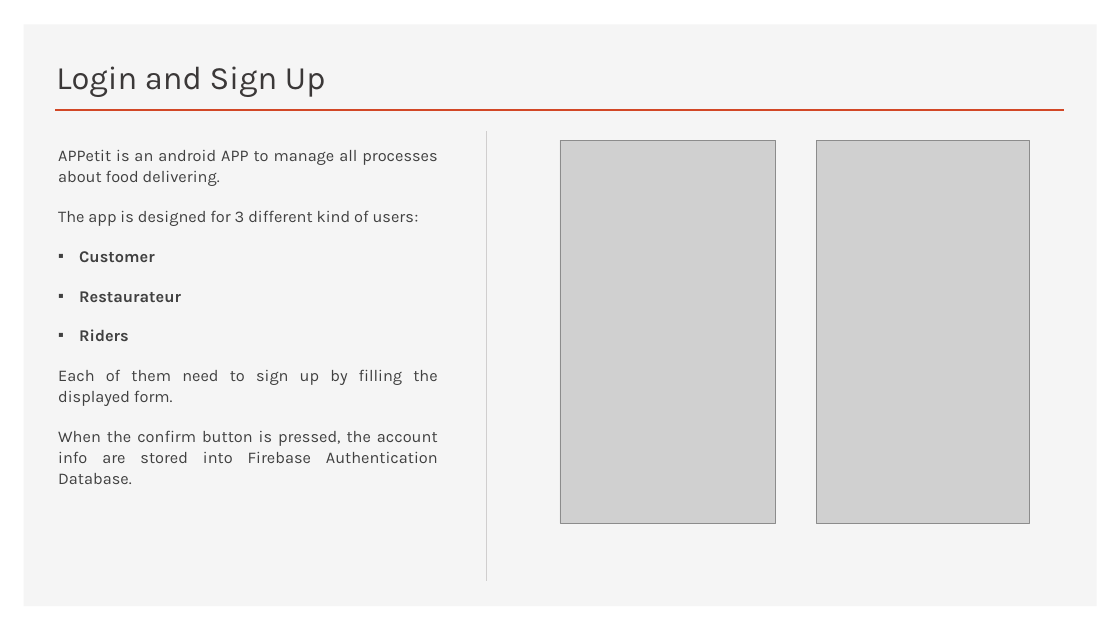
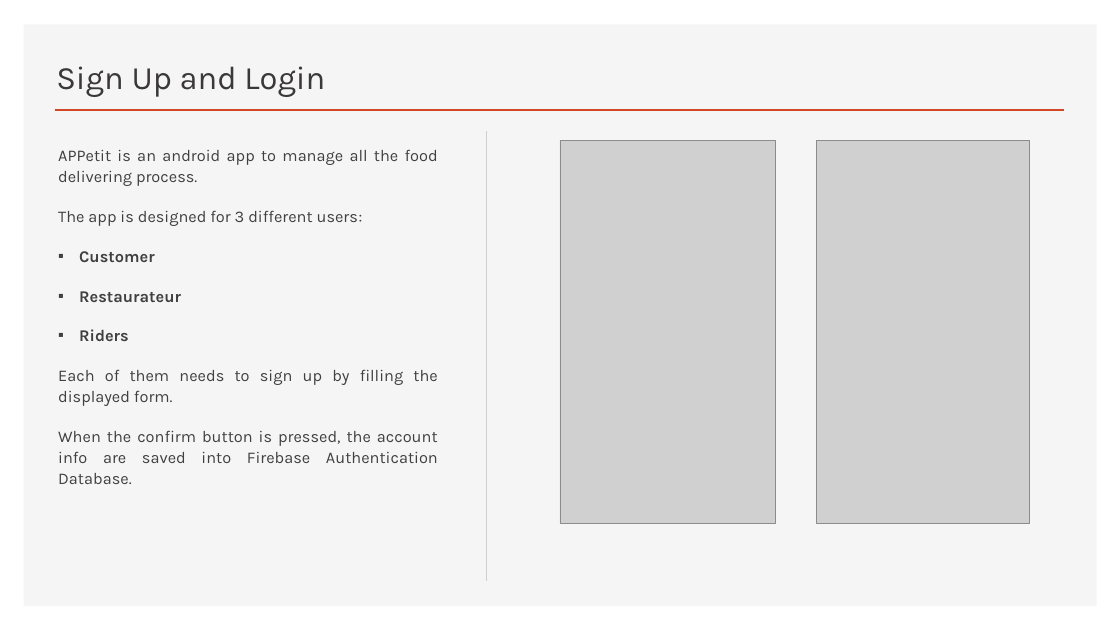
Before and after one commit to androidmaycry/APPetit, a slide deck: slide 2 of APPetit Presentation.pptx. Drawn at 1120x630 pixels with LibreOffice and Linux fonts; fonts in the diff are those of the drawing; grey boxes stand for pictures. Boxes give left, top, right and bottom in pixels: in the first picture for what was removed or moved away, otherwise in the second. Text is boxed around its words. In the diff, an @@ line names an element or a change of style, - is before the commit and + after.

```diff
--- a/APPetit Presentation.pptx
+++ b/APPetit Presentation.pptx
@@ title at (x1=56, y1=66, x2=325, y2=97): text changed @@
-Login and Sign Up
+Sign Up and Login
@@ text at (x1=58, y1=150, x2=438, y2=226): text changed @@
-APPetit is an android APP to manage all processes about food delivering.
-The app is designed for 3 different kind of users:
+APPetit is an android app to manage all the food delivering process.
+The app is designed for 3 different users:
@@ text at (x1=58, y1=370, x2=438, y2=484): text changed @@
-Each of them need to sign up by filling the displayed form.
-When the confirm button is pressed, the account info are stored into Firebase Authentication Database.
+Each of them needs to sign up by filling the displayed form.
+When the confirm button is pressed, the account info are saved into Firebase Authentication Database.
```
Also in this commit, not shown: 8 other slides changed.
